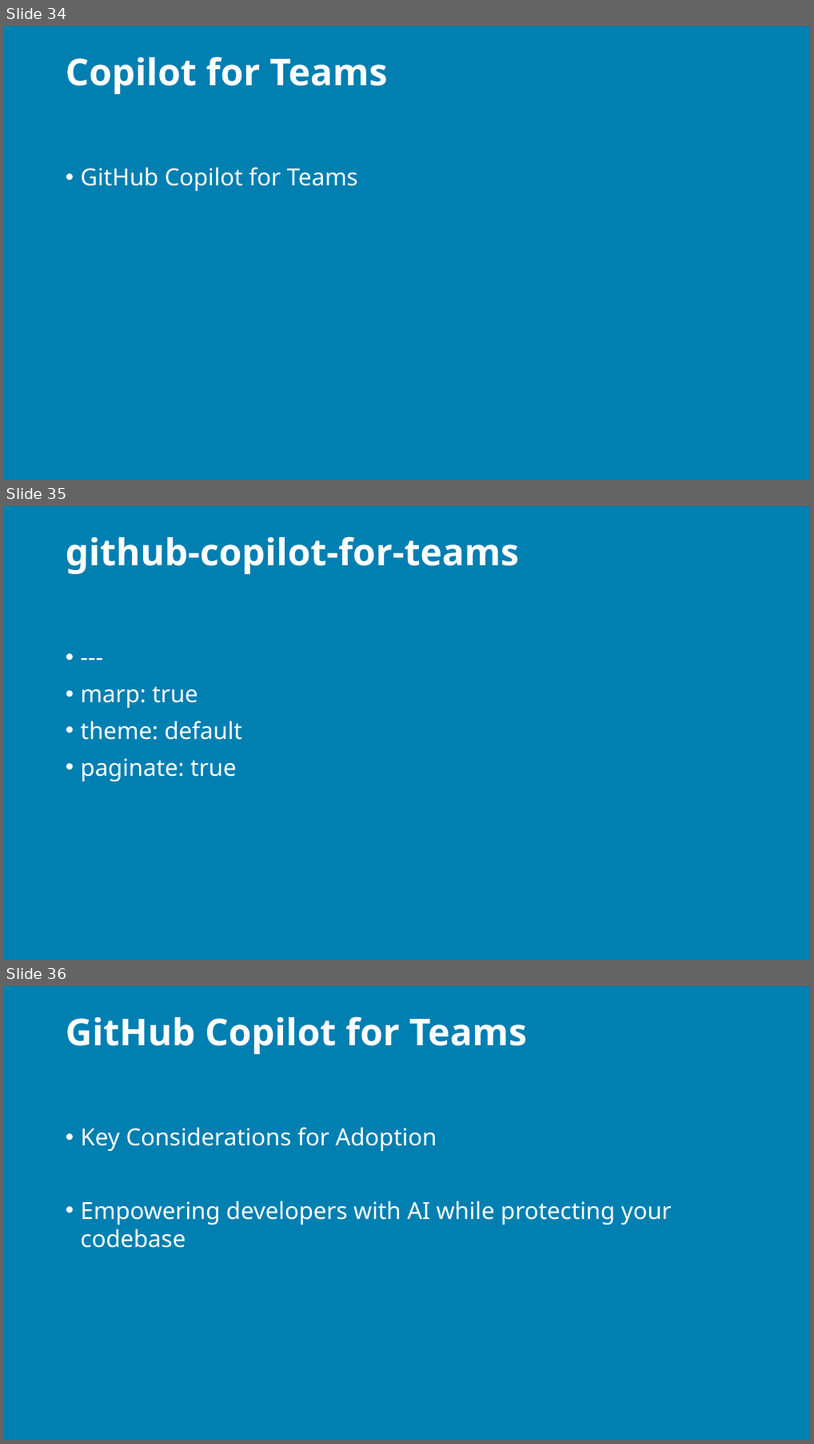
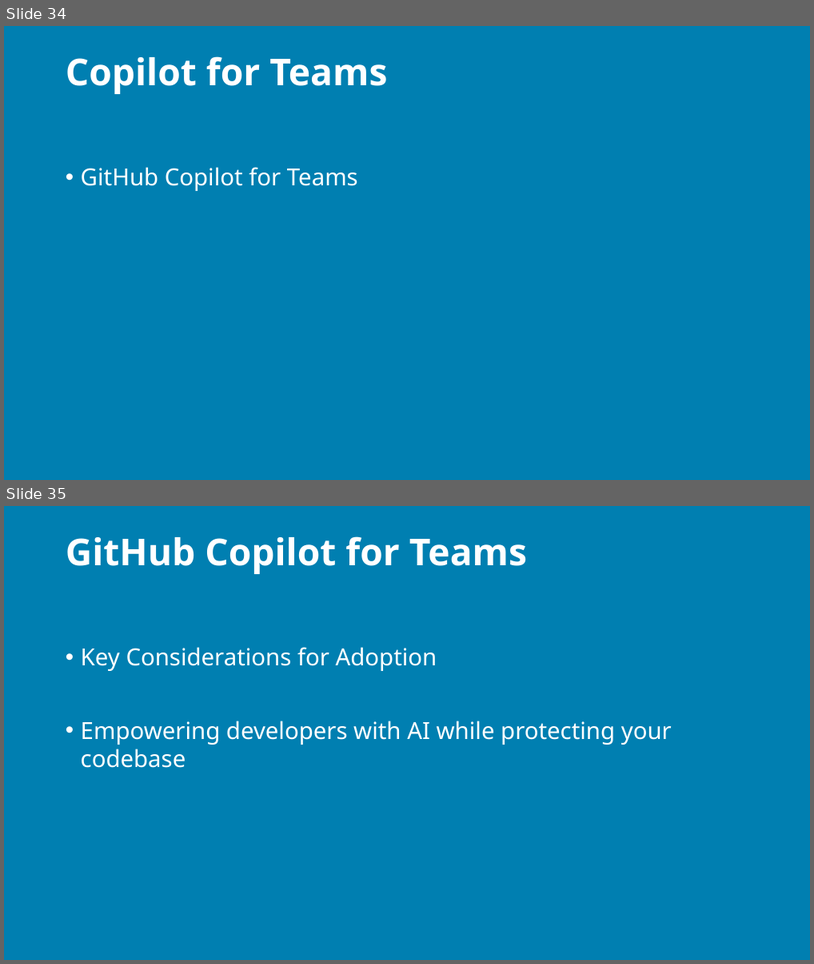
Before and after one commit to j0hnnymiller/AI-Assisted-Software-Development, a slide deck: Slides/output/aiasd-311-tuesday-draft.pptx. Shown one above the other, each under a label of ours: slides 34, 35 and 36 before the commit, slides 34 and 35 after it. The pictures are 814x1444 and 814x964 pixels, drawn with LibreOffice and Linux fonts; fonts in the diff are those of the drawing; background and template pictures are left out. Boxes give left, top, right and bottom in pixels: in the first picture for what was removed or moved away, otherwise in the second. Text is boxed around its words. In the diff, an @@ line names an element or a change of style, - is before the commit and + after.

```diff
--- a/Slides/output/aiasd-311-tuesday-draft.pptx
+++ b/Slides/output/aiasd-311-tuesday-draft.pptx
@@ slide 35 removed at (4, 506, 810, 960), background picture (left out) @@
@@ title removed at (66, 536, 519, 574) @@
-github-copilot-for-teams
@@ text removed at (81, 686, 243, 781) @@
-• ---
-• marp: true
-• theme: default
-• paginate: true
@@ what was slide 36 is now slide 35 @@
```
Also in this commit, not shown: 10 slides changed, 18 slides added, 16 other files.
